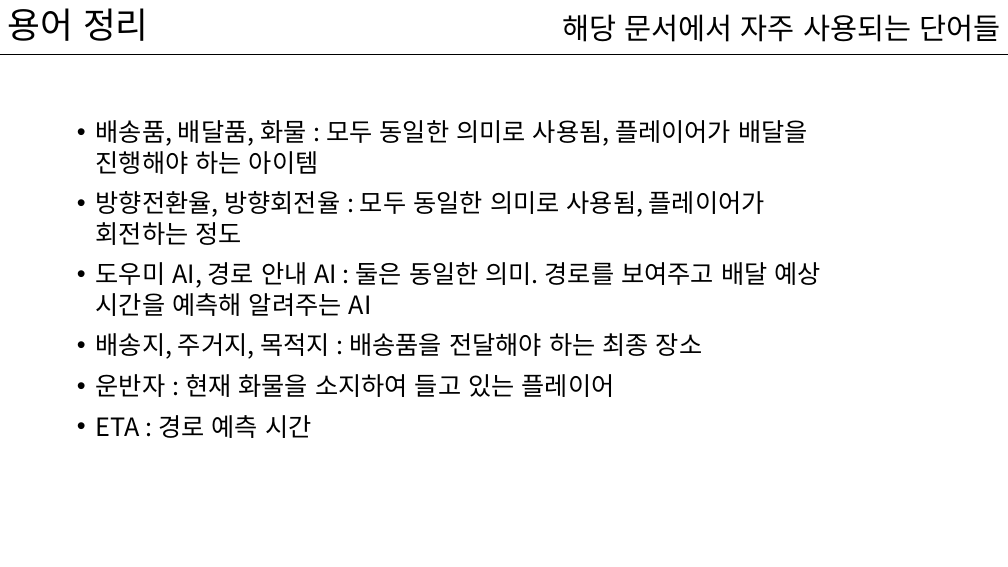
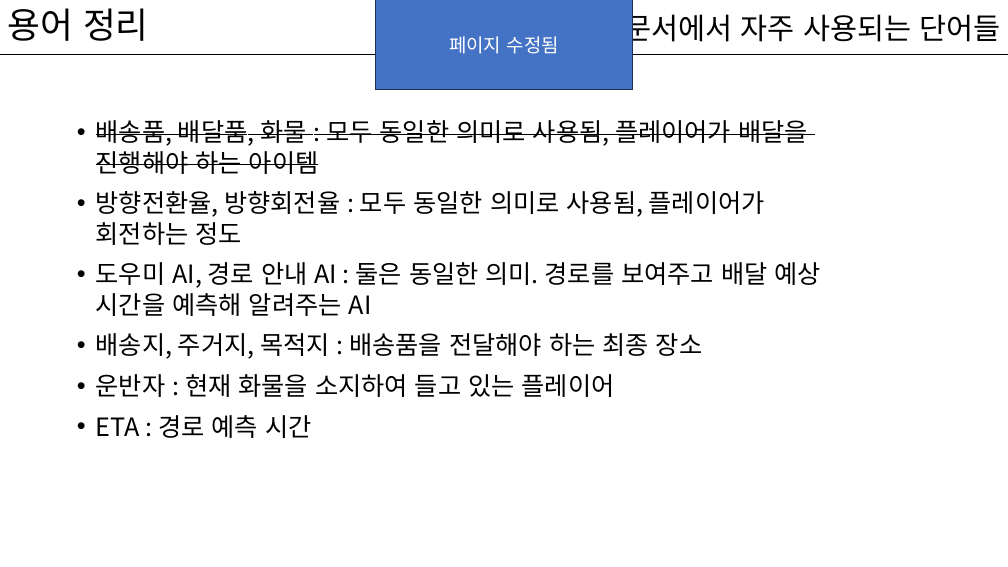
Before and after one commit to kwakyerin/2026_Graduation_Project, a slide deck: slide 2 of documents/HyunahKwon/01_works/01_designing/01_for_teammates/배트와 달트_기획.pptx. Drawn at 1008x567 pixels with LibreOffice and Linux fonts; fonts in the diff are those of the drawing. Boxes give left, top, right and bottom in pixels: in the first picture for what was removed or moved away, otherwise in the second. Text is boxed around its words. In the diff, an @@ line names an element or a change of style, - is before the commit and + after.

```diff
--- a/documents/HyunahKwon/01_works/01_designing/01_for_teammates/배트와 달트_기획.pptx
+++ b/documents/HyunahKwon/01_works/01_designing/01_for_teammates/배트와 달트_기획.pptx
@@ rectangle added at (375, 0, 633, 89), fill #4472C4, outline #1E3256 1 pt, 18 pt, text #FFFFFF @@
+페이지 수정됨
@@ text at (96, 120, 808, 174): strikethrough on in "배송품, 배달품, 화물 : 모두 동일한 의미로 ..." @@
```
Also in this commit, not shown: 79 other slides changed, 14 slides added, 4 slides removed, 8 other files.
